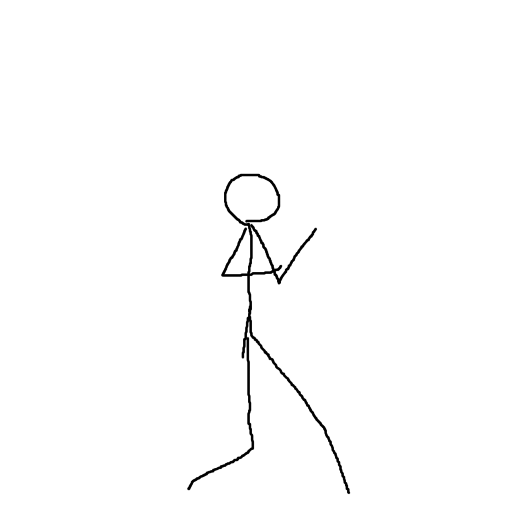
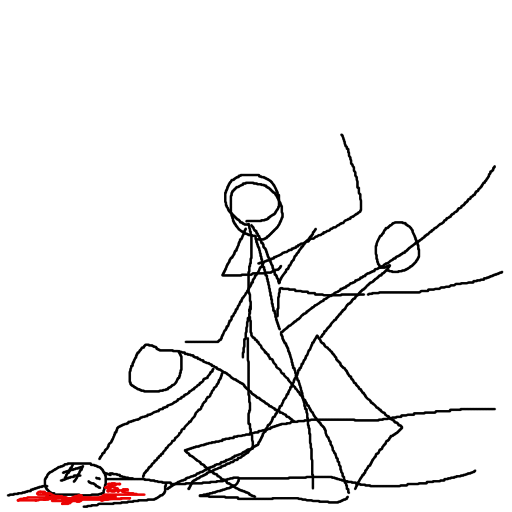
Before/after of a 512px x 512px layered artwork. What changed in the layer stack:
showed "Scissor" over left=64, top=320, right=497, bottom=508
added layer "Dead" above "Rock" over left=6, top=448, right=477, bottom=508
showed "Rock" over left=128, top=192, right=504, bottom=504
showed "Paper" over left=128, top=133, right=504, bottom=504
